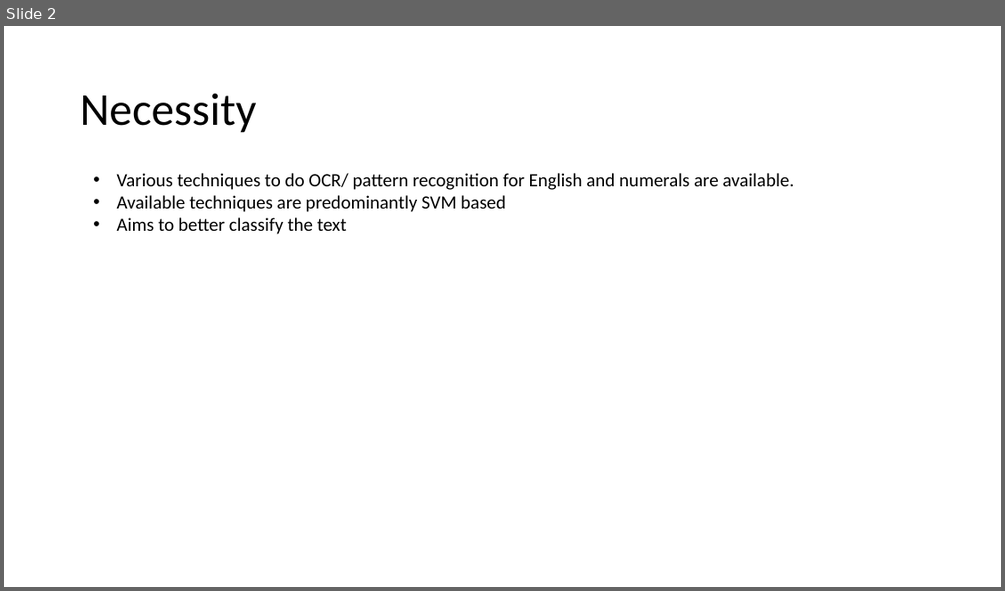
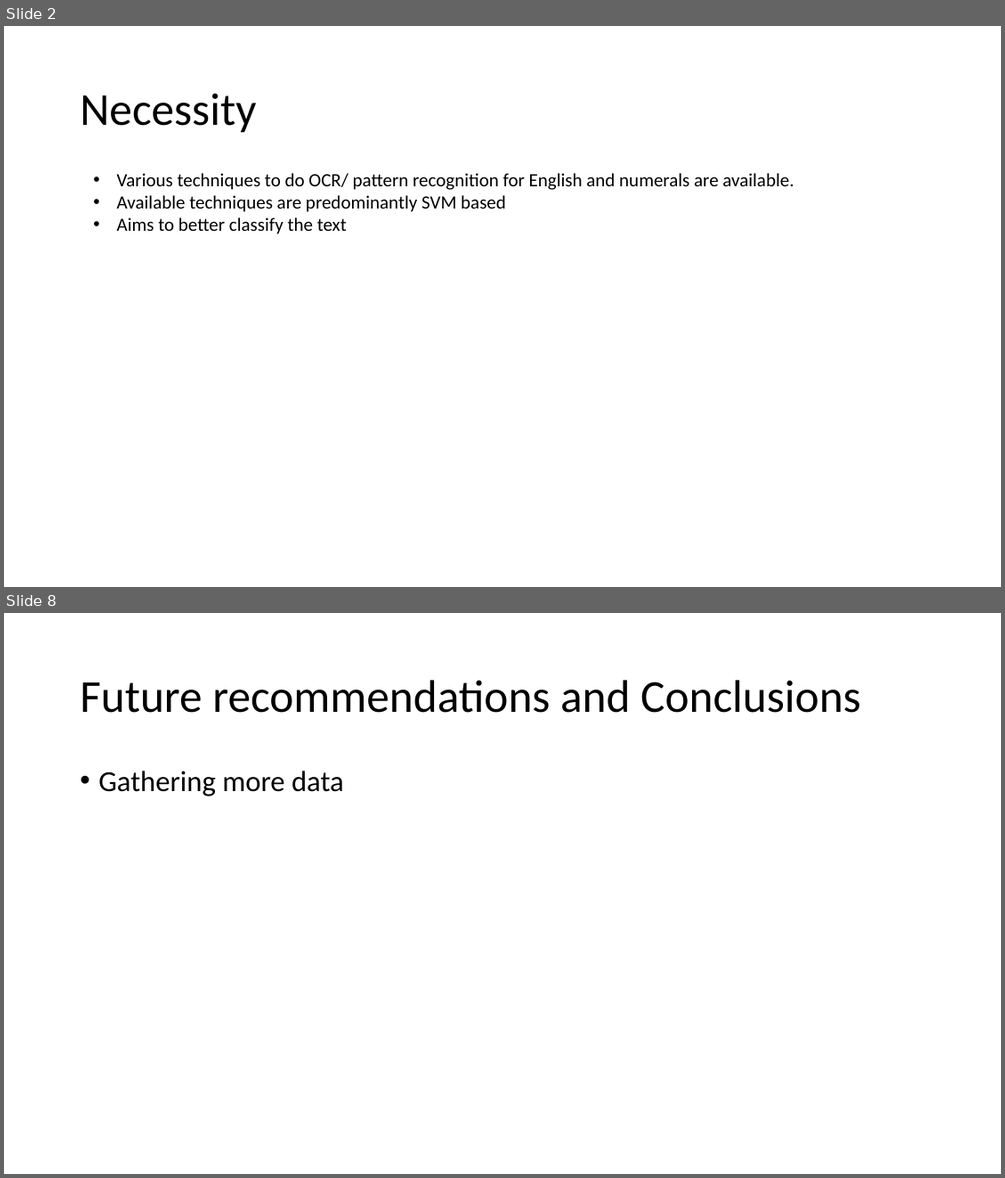
Before and after one commit to harish-kp/Data-analytics, a slide deck: Digitization of Tamil Text.pptx. Shown one above the other, each under a label of ours: slide 2 before the commit, slides 2 and 8 after it; the slides between them are not shown. The pictures are 1005x591 and 1005x1178 pixels, drawn with LibreOffice and Linux fonts; fonts in the diff are those of the drawing. Boxes give left, top, right and bottom in pixels: in the first picture for what was removed or moved away, otherwise in the second. Text is boxed around its words. In the diff, an @@ line names an element or a change of style, - is before the commit and + after.

```diff
--- a/Digitization of Tamil Text.pptx
+++ b/Digitization of Tamil Text.pptx
@@ slide 8 added at (4, 613, 1001, 1174), background #FFFFFF @@
@@ title added at (80, 680, 861, 713), 44 pt, text #000000 @@
+Future recommendations and Conclusions
@@ text added at (98, 771, 344, 796), 28 pt, text #000000 @@
+• Gathering more data
```
Also in this commit, not shown: 2 slides changed, 3 other slides added, 5 other files.
